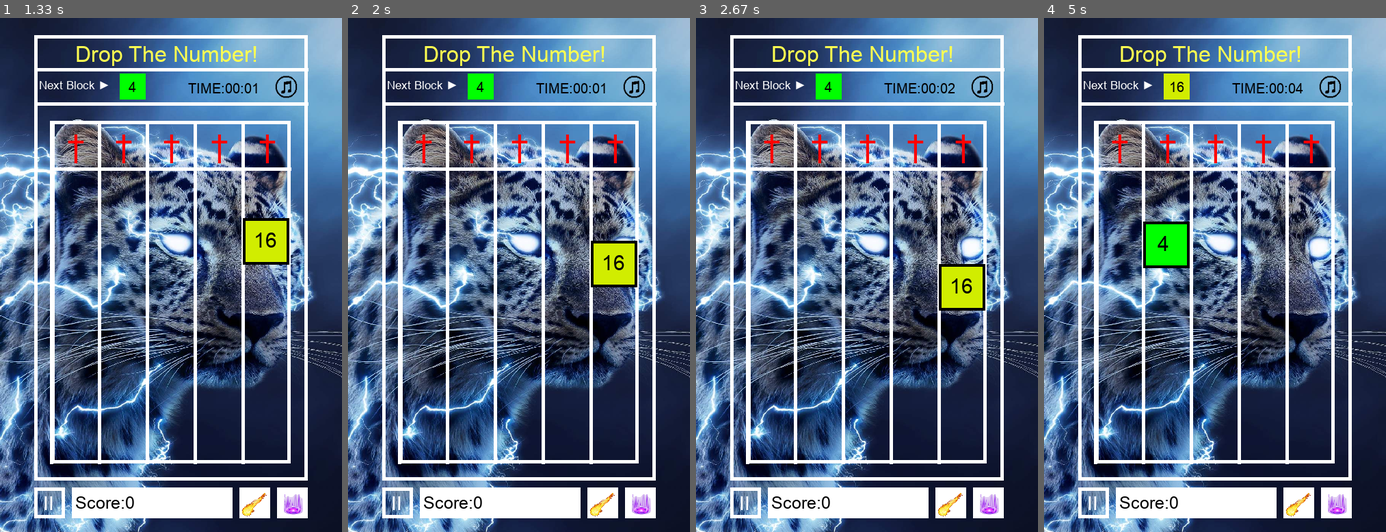
Above: before the commit, frames 1-4 (left to right).
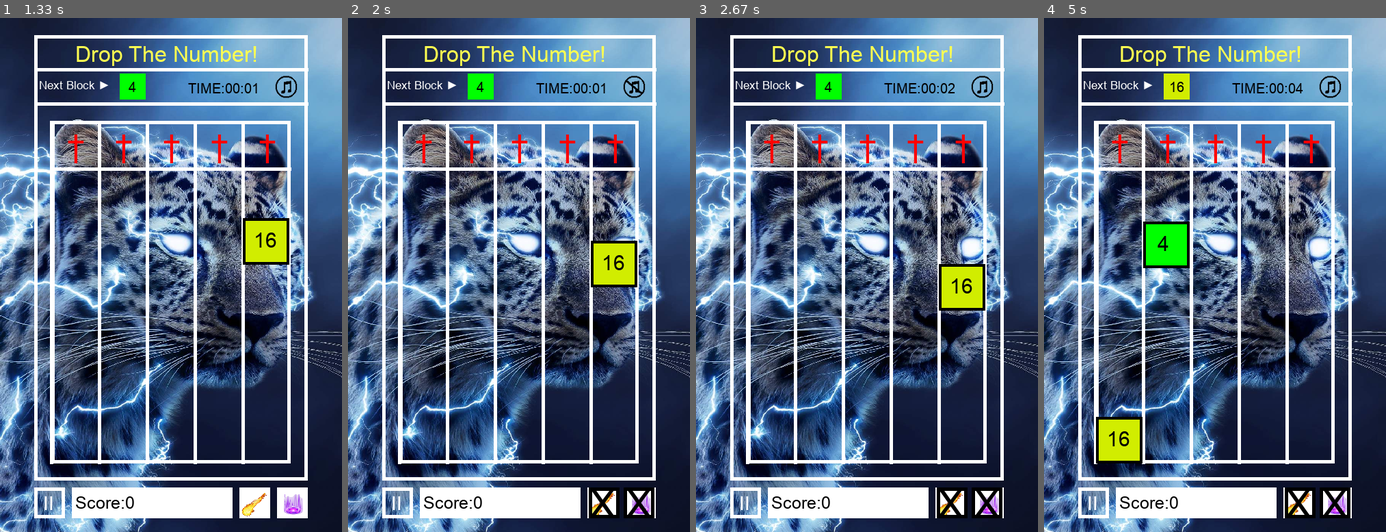
Above: after the commit, the same moments.

Repository: Allen-wa-ng/09170134githw1
Game: pygame game, started from game.py
Same seed, same stepped clock (60 frames per second), same inputs: the game is played once before the commit and once after it.
Inputs (mouse positions are in pixels of both pictures, inside the frame that each line leads up to):
- Up to frame 1 (1.33 s): hold V 0.33-0.8 s; hold Right 0.33-0.8 s; hold H 0.83-1.3 s; hold Right 0.83-1.3 s
- Up to frame 2 (2 s): hold M 1.33-1.8 s; hold Right 1.33-1.8 s; hold H from 1.83 s (still down); hold Right from 1.83 s (still down)
- Up to frame 3 (2.67 s): release H at 2.3 s; release Right at 2.3 s; hold M from 2.33 s (still down); hold Right from 2.33 s (still down)
- Up to frame 4 (5 s): release M at 2.8 s; release Right at 2.8 s; click (1334, 501) at 2.88 s, where only the run after the commit has a clickable "X"; click (1108, 197) at 3.22 s; tap Enter at 3.5 s; tap Space at 3.83 s; hold Right 4.17-4.63 s; click (1297, 501) at 4.72 s, where only the run after the commit has a clickable "X"

Frame 1 is identical in both runs. In frame 2, 0.7% of the frame differs, in the area x 70-90%, y 12-98%; in frame 3, 0.7%; in frame 4, 1.9%, in the area x 15-90%, y 77-98%.

Commit message:
add keyboard mute and superpowers

Diff:
--- a/game.py
+++ b/game.py
@@ -564,11 +564,11 @@
             pauseDuration = time.time()-startTimeOfPause
             # Stop horizontal super skill cooldown when puase
             global cooldown_time_hor
-            if cooldown_time_hor != None:
+            if cooldown_time_hor != 0:
                 cooldown_time_hor += pauseDuration
             # Stop vertical super skill cooldown when puase
             global cooldown_time_vert
-            if cooldown_time_vert != None:
+            if cooldown_time_vert != 0:
                 cooldown_time_vert += pauseDuration
             # Change start time of the game which use to count the timer
             startTime += pauseDuration
@@ -585,14 +585,14 @@
     pygame.draw.rect(screen, colorList[int(getBaseLog(2,nextNumber))-1], (175,81,38,38), 0)
     drawText(str(nextNumber),'arial.ttf',20,black,(168+25-len(str(nextNumber))*5,89))
     #Cool down hor X
-    if cool_down_hor<5 and cool_down_hor != 0:
+    if cool_down_hor<5 and cool_down_hor!=0:
         pygame.draw.rect(screen, black, (352,685,45,45), 5)
         drawText('X','arial.ttf',60,black,(352,675))
     else:
         image = pygame.image.load("fire-4.png")
         screen.blit(image, (343, 678))
 
-    if cool_down_vert<5 and cool_down_vert != 0:
+    if cool_down_vert<5 and cool_down_hor!=0:
         pygame.draw.rect(screen, black, (403,685,45,45), 5)
         drawText('X','arial.ttf',60,black,(405,675))
     else:
@@ -699,6 +699,31 @@
                 tryToPause()
             if event.key==pygame.K_RETURN:
                 tryToPause()
+            if event.key==pygame.K_m:
+                mute = not mute
+                if mute:
+                    pygame.mixer.music.pause()
+                else:
+                    pygame.mixer.music.unpause()
+            if event.key==pygame.K_h:
+                if cooldown_time_hor==0:
+                    cooldown_time_hor = time.time()
+                    super_hor()
+                cool_down_hor = time.time() - cooldown_time_hor
+                if cool_down_hor>300:
+                    cool_down_hor=0
+                    cooldown_time_hor = time.time()
+                    super_hor()
+
+            if event.key==pygame.K_v:
+                if cooldown_time_vert==0:
+                    cooldown_time_vert = time.time()
+                    super_vert()
+                cool_down_vert = time.time() - cooldown_time_vert
+                if cool_down_vert>300:
+                    cool_down_vert=0
+                    cooldown_time_vert = time.time()
+                    super_vert()
         # Mouse event
         if event.type==pygame.MOUSEBUTTONDOWN:
             print(pygame.mouse.get_pos())
@@ -736,21 +761,21 @@
                 blockAppend()
             # Horizontal superpower
             elif mouseX in range(348,395) and mouseY in range(685,729):
-                if cooldown_time_hor==None:
+                if cooldown_time_hor==0:
                     cooldown_time_hor = time.time()
                     super_hor()
                 cool_down_hor = time.time() - cooldown_time_hor
-                if cool_down_hor>300:
+                if cool_down_hor>5:
                     cool_down_hor=0
                     cooldown_time_hor = time.time()
                     super_hor()
             # Vertical superpower
             elif mouseX in range(404,450) and mouseY in range(685,728):
-                if cooldown_time_vert==None:
+                if cooldown_time_vert==0:
                     cooldown_time_vert = time.time()
                     super_vert()
                 cool_down_vert = time.time() - cooldown_time_vert
-                if cool_down_vert>300:
+                if cool_down_vert>5:
                     cool_down_vert=0
                     cooldown_time_vert = time.time()
                     super_vert()
